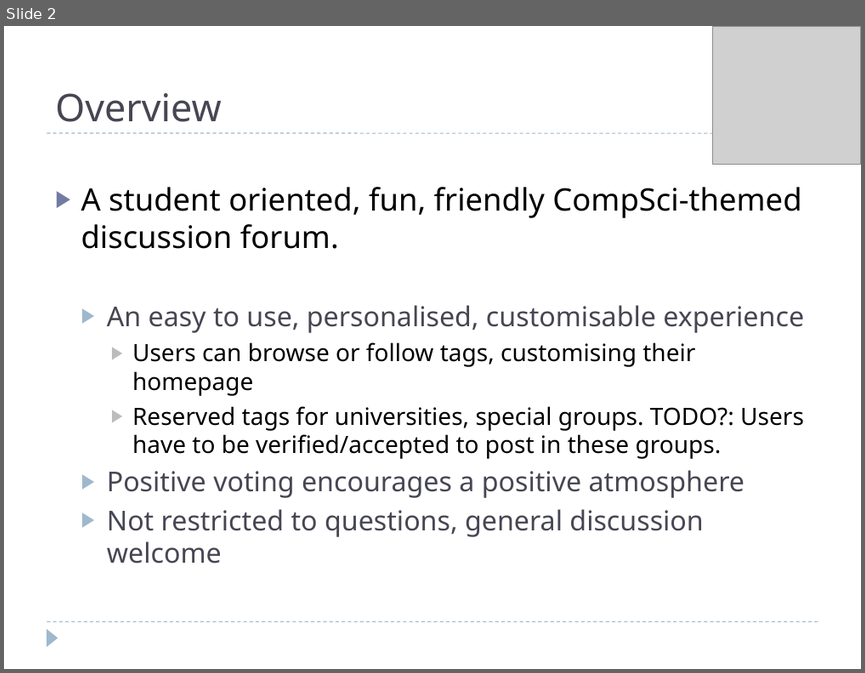
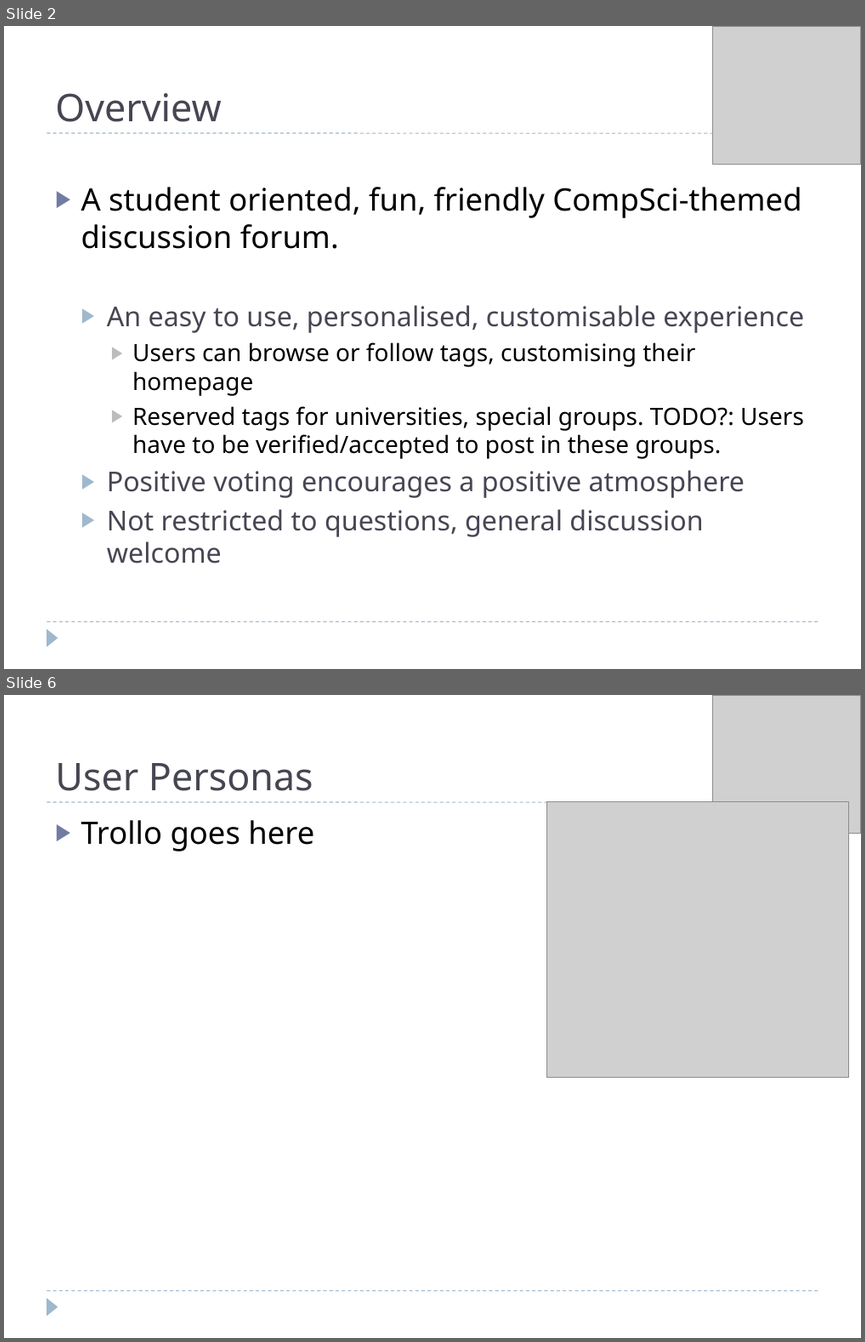
Before and after one commit to projectgoav/studeso, a slide deck: docs/presentation.pptx. Shown one above the other, each under a label of ours: slide 2 before the commit, slides 2 and 6 after it; the slides between them are not shown. The pictures are 865x673 and 865x1342 pixels, drawn with LibreOffice and Linux fonts; fonts in the diff are those of the drawing; grey boxes stand for pictures. Boxes give left, top, right and bottom in pixels: in the first picture for what was removed or moved away, otherwise in the second. Text is boxed around its words. In the diff, an @@ line names an element or a change of style, - is before the commit and + after.

```diff
--- a/docs/presentation.pptx
+++ b/docs/presentation.pptx
@@ slide 6 added at [4, 695, 861, 1338], background #FFFFFF; not listed: 3 template elements that a slide beside it also shows @@
@@ picture added at [713, 695, 861, 833] @@
@@ title added at [55, 763, 313, 791], 32 pt, text #464653 @@
+User Personas
@@ text added at [81, 820, 314, 851], 26 pt, text #000000 @@
+▶ Trollo goes here
@@ picture added at [547, 802, 849, 1077] @@
```
Also in this commit, not shown: 3 slides changed, 1 other slide added.
